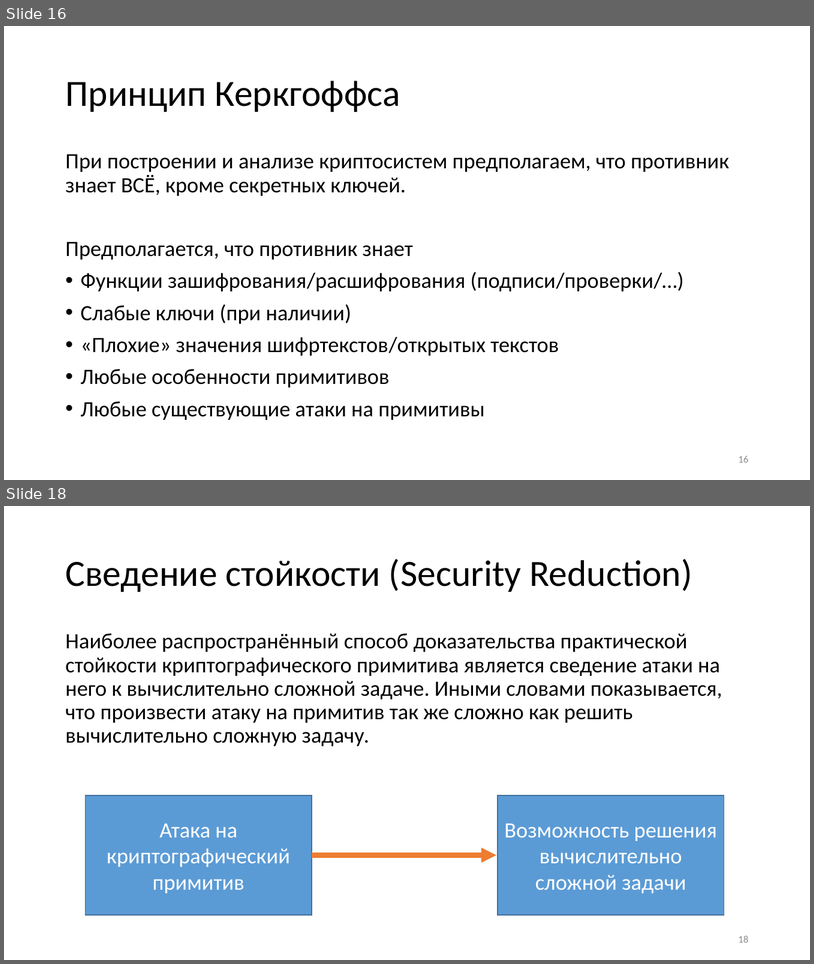
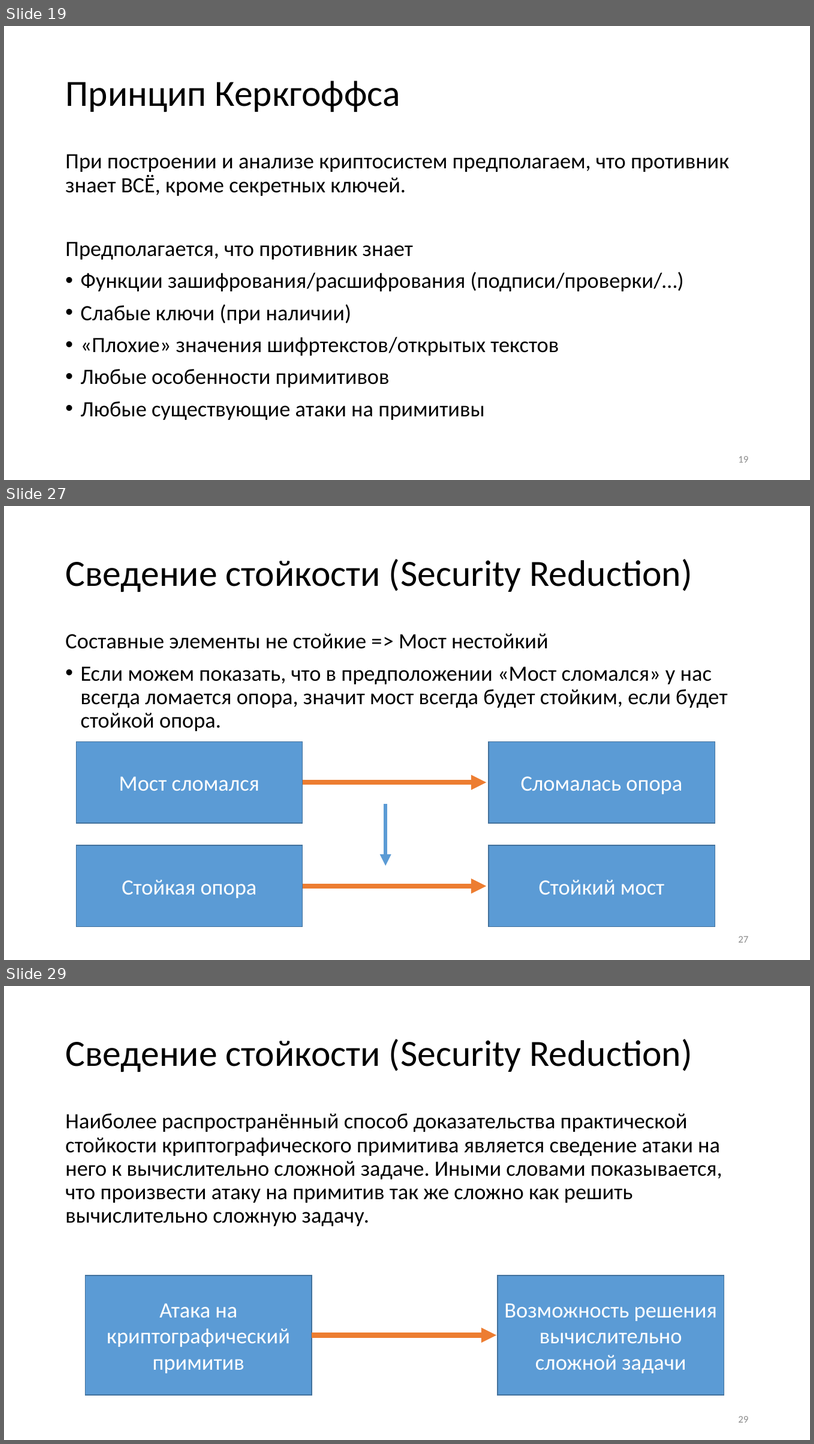
Before and after one commit to CryptoCourse/CryptoLectures, a slide deck: Lectures/Lecture1.pptx. Shown one above the other, each under a label of ours: slides 16 and 18 before the commit, slides 19, 27 and 29 after it; the slides between them are not shown. The pictures are 814x964 and 814x1444 pixels, drawn with LibreOffice and Linux fonts; fonts in the diff are those of the drawing. Boxes give left, top, right and bottom in pixels: in the first picture for what was removed or moved away, otherwise in the second. Text is boxed around its words. In the diff, an @@ line names an element or a change of style, - is before the commit and + after.

```diff
--- a/Lectures/Lecture1.pptx
+++ b/Lectures/Lecture1.pptx
@@ slide 27 added at <box>4,506,810,960</box>, background #FFFFFF @@
@@ title added at <box>65,559,692,592</box>, 44 pt, text #000000 @@
+Сведение стойкости (Security Reduction)
@@ text added at <box>65,633,728,731</box>, 26 pt, text #000000 @@
+Составные элементы не стойкие => Мост нестойкий
+• Если можем показать, что в предположении «Мост сломался» у нас всегда ломается опора, значит мост всегда будет стойким, если будет стойкой опора.
@@ rectangle added at <box>76,741,303,823</box>, fill #5B9BD5, outline #43739E 1 pt, 26 pt, text #FFFFFF @@
+Мост сломался
@@ rectangle added at <box>489,741,716,823</box>, fill #5B9BD5, outline #43739E 1 pt, 26 pt, text #FFFFFF @@
+Сломалась опора
@@ arrow added from (303, 783) to (487, 783), #ED7D31 6 pt @@
@@ arrow added from (386, 804) to (386, 865), #5B9BD5 4.5 pt @@
@@ rectangle added at <box>76,846,303,927</box>, fill #5B9BD5, outline #43739E 1 pt, 26 pt, text #FFFFFF @@
+Стойкая опора
@@ rectangle added at <box>489,846,716,927</box>, fill #5B9BD5, outline #43739E 1 pt, 26 pt, text #FFFFFF @@
+Стойкий мост
@@ arrow added from (303, 886) to (487, 886), #ED7D31 6 pt @@
@@ page number added at <box>738,936,749,942</box>, 12 pt, text #8C8C8C @@
+27
@@ what was slide 16 is now slide 19 @@
@@ page number at <box>738,456,749,462</box>: text changed @@
-16
+19
@@ what was slide 18 is now slide 29 @@
@@ page number at <box>738,1416,749,1422</box>: text changed @@
-18
+29
```
Also in this commit, not shown: 10 slides changed, 12 other slides added, 1 slide removed, 1 other file.
